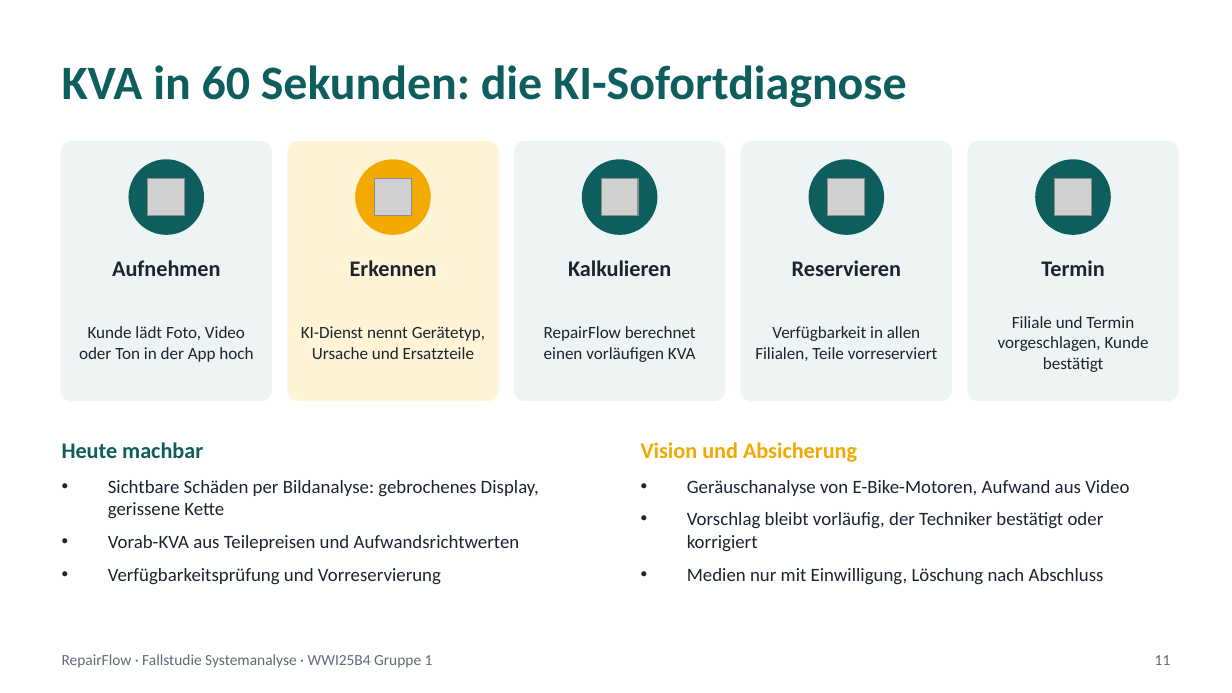
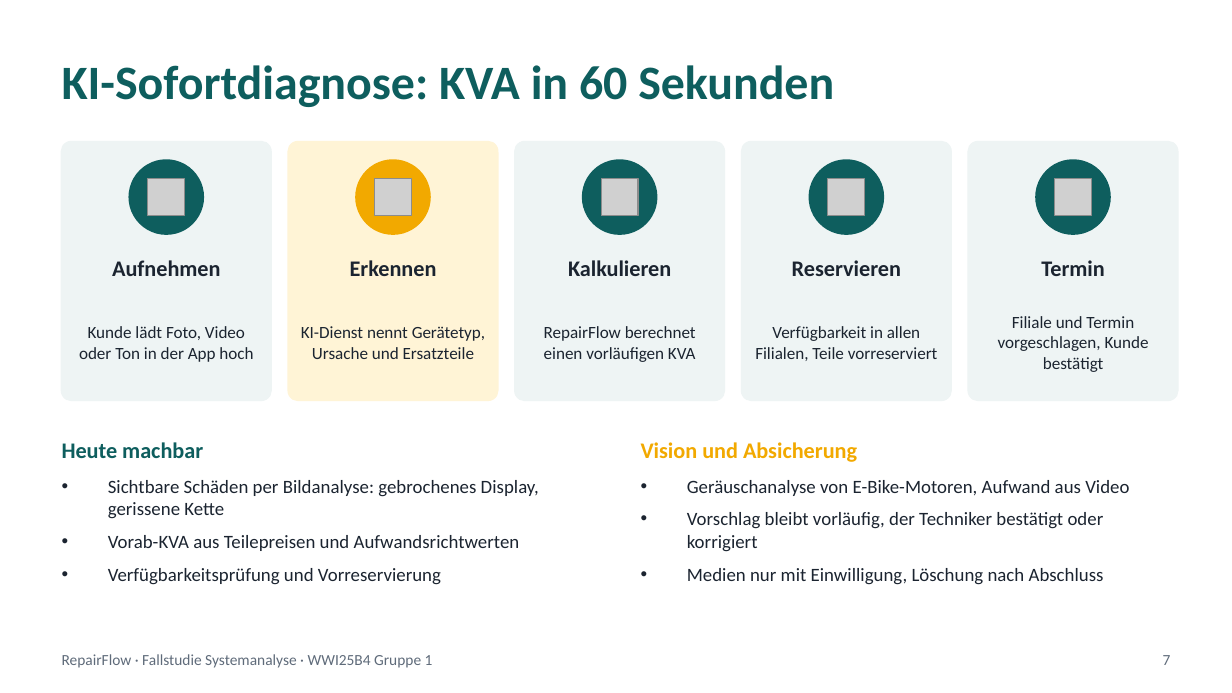
Before and after one commit to jakobschwan123-cmd/casestudy-semester-3, a slide deck: slide 7 of 4_praesentation/Abschlusspraesentation.pptx (slide 11 before the commit). Drawn at 1232x693 pixels with LibreOffice and Linux fonts; fonts in the diff are those of the drawing; grey boxes stand for pictures. Boxes give left, top, right and bottom in pixels: in the first picture for what was removed or moved away, otherwise in the second. Text is boxed around its words. In the diff, an @@ line names an element or a change of style, - is before the commit and + after.

```diff
--- a/4_praesentation/Abschlusspraesentation.pptx
+++ b/4_praesentation/Abschlusspraesentation.pptx
@@ text at (x1=62, y1=65, x2=834, y2=107): text changed @@
-KVA in 60 Sekunden: die KI-Sofortdiagnose
+KI-Sofortdiagnose: KVA in 60 Sekunden
@@ text at (x1=1163, y1=655, x2=1171, y2=665): text changed @@
-11
+7
```
Also in this commit, not shown: 8 other slides changed, 8 slides added, 10 slides removed, 13 other files.
